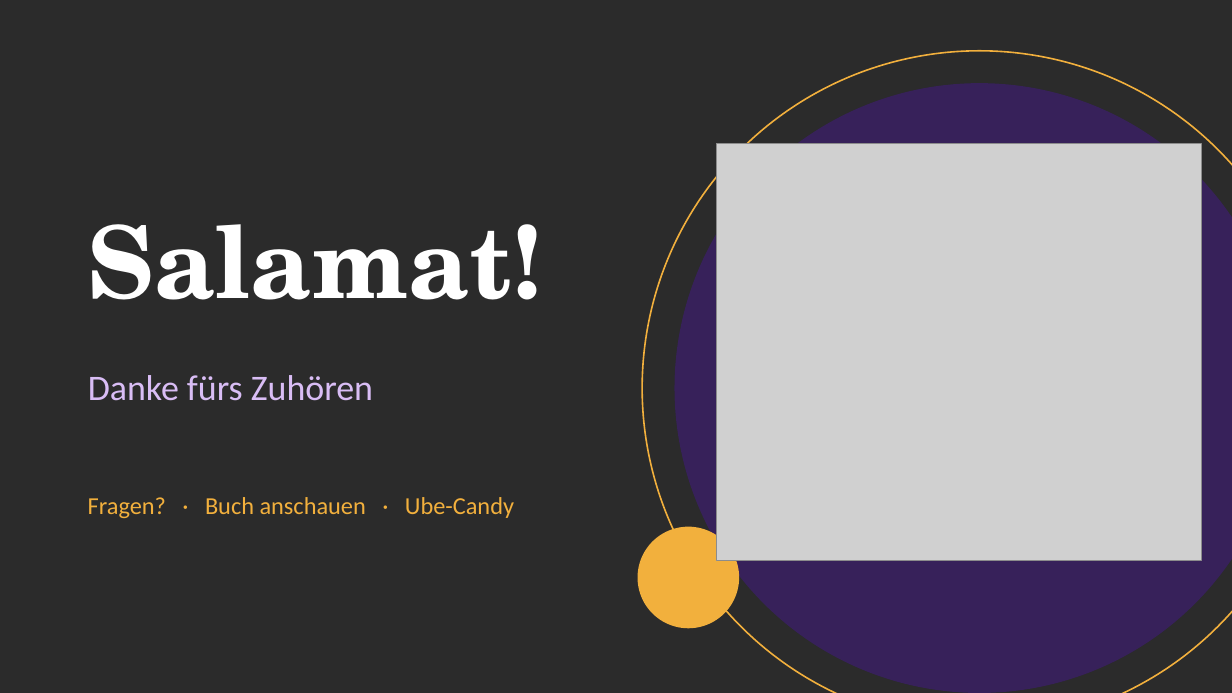
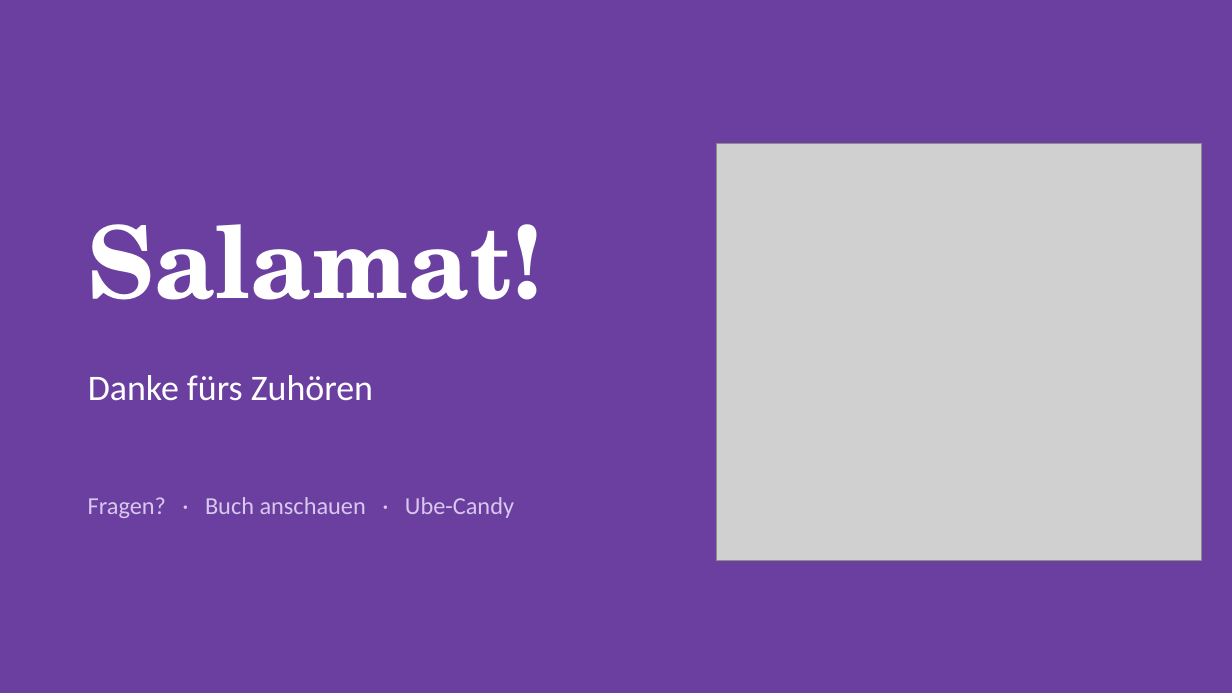
Before and after one commit to aezripeglow-collab/Ube-Sachbuch-Maturaarbeit, a slide deck: slide 25 of Ube Sachbuch Maturaarbeit/08 Präsentation/Ube_Maturapraesentation.pptx. Drawn at 1232x693 pixels with LibreOffice and Linux fonts; fonts in the diff are those of the drawing; grey boxes stand for pictures; background and template pictures are left out; a plain dark background stands for a picture behind light text. Boxes give left, top, right and bottom in pixels: in the first picture for what was removed or moved away, otherwise in the second. Text is boxed around its words. In the diff, an @@ line names an element or a change of style, - is before the commit and + after.

```diff
--- a/Ube Sachbuch Maturaarbeit/08 Präsentation/Ube_Maturapraesentation.pptx
+++ b/Ube Sachbuch Maturaarbeit/08 Präsentation/Ube_Maturapraesentation.pptx
@@ background picture (left out) to #6A3FA0 @@
@@ ellipse removed at <box>642,51,1232,693</box> @@
@@ ellipse removed at <box>675,83,1232,693</box> @@
@@ text "Danke fürs Zuhören" at <box>88,375,373,401</box>: text colour #D9BDF5 to #FFFFFF @@
@@ text "Fragen? · Buch anschauen · ..." at <box>88,497,514,518</box>: text colour #F2B03D to #D9C7EE @@
@@ ellipse removed at <box>638,527,739,628</box> @@
```
Also in this commit, not shown: 24 other slides changed, 3 other files.
